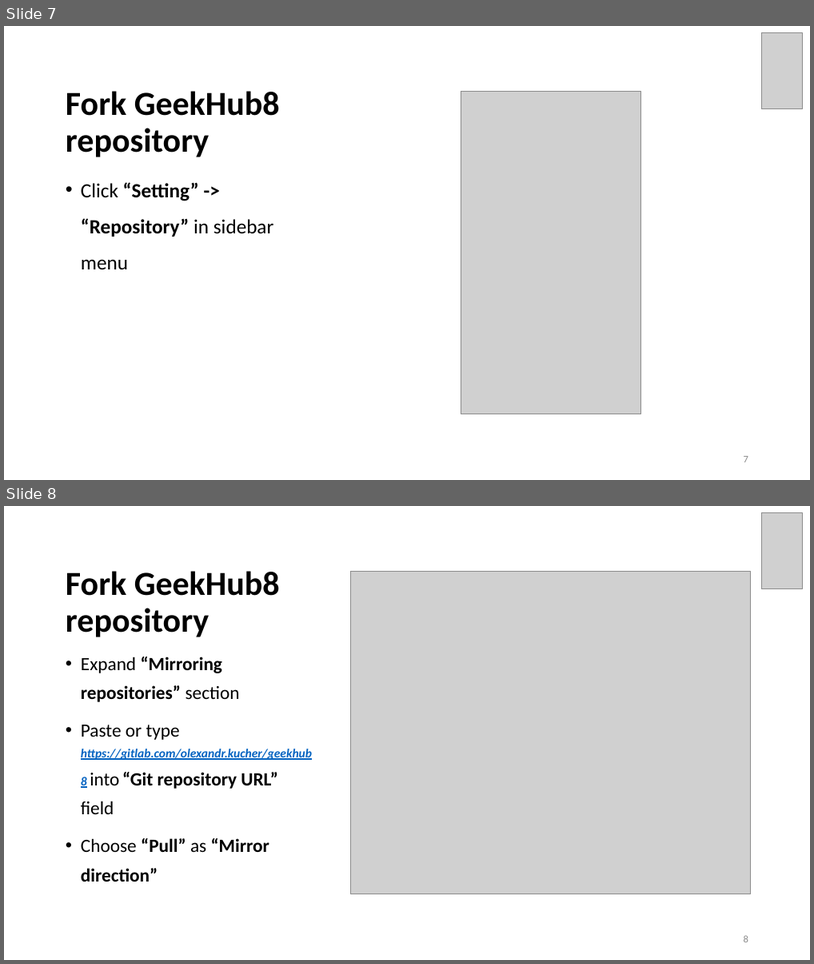
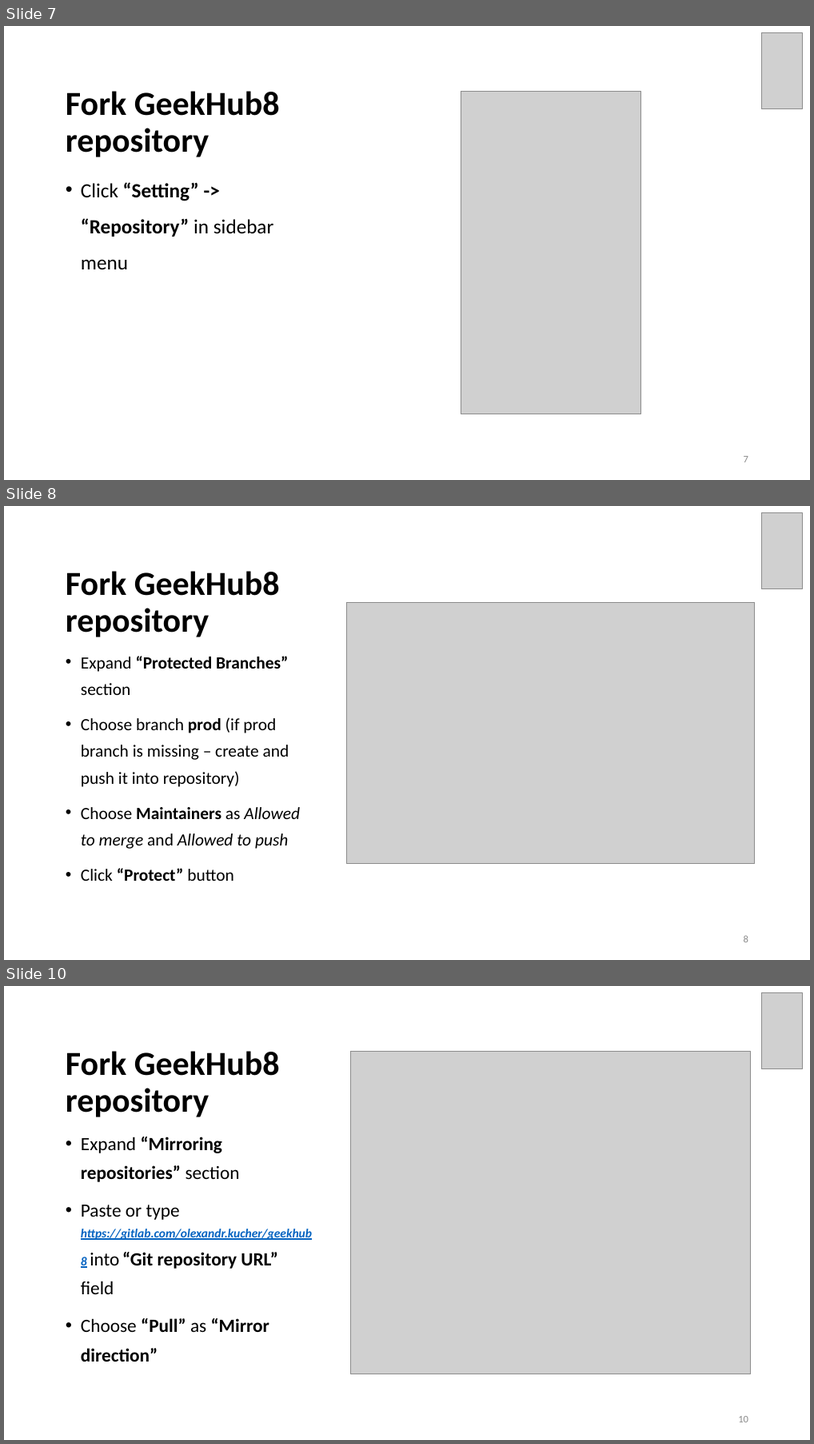
Before and after one commit to brahinets/GeekHub-J4W-8, a slide deck: Lectures/Lesson 01 - Gitlab + Intellij IDEA.pptx. Shown one above the other, each under a label of ours: slides 7 and 8 before the commit, slides 7, 8 and 10 after it; the slides between them are not shown. The pictures are 814x964 and 814x1444 pixels, drawn with LibreOffice and Linux fonts; fonts in the diff are those of the drawing; grey boxes stand for pictures. Boxes give left, top, right and bottom in pixels: in the first picture for what was removed or moved away, otherwise in the second. Text is boxed around its words. In the diff, an @@ line names an element or a change of style, - is before the commit and + after.

```diff
--- a/Lectures/Lesson 01 - Gitlab + Intellij IDEA.pptx
+++ b/Lectures/Lesson 01 - Gitlab + Intellij IDEA.pptx
@@ slide 8 added at bbox=[4, 506, 810, 960], background #FFFFFF @@
@@ picture added at bbox=[762, 512, 803, 589] @@
@@ title added at bbox=[66, 571, 280, 637], 40 pt, text #000000, bold @@
+Fork GeekHub8 repository
@@ picture added at bbox=[347, 602, 755, 863] @@
@@ text added at bbox=[81, 656, 300, 880], 20.4 pt, text #000000 @@
+• Expand “Protected Branches” section
+• Choose branch prod (if prod branch is missing – create and push it into repository)
+• Choose Maintainers as Allowed to merge and Allowed to push
+• Click “Protect” button
@@ page number added at bbox=[744, 935, 749, 942], 12 pt, text #8C8C8C @@
+8
@@ what was slide 8 is now slide 10 @@
@@ page number at bbox=[738, 1416, 749, 1422]: text changed @@
-8
+10
```
Also in this commit, not shown: 1 slide changed, 2 other slides added.
